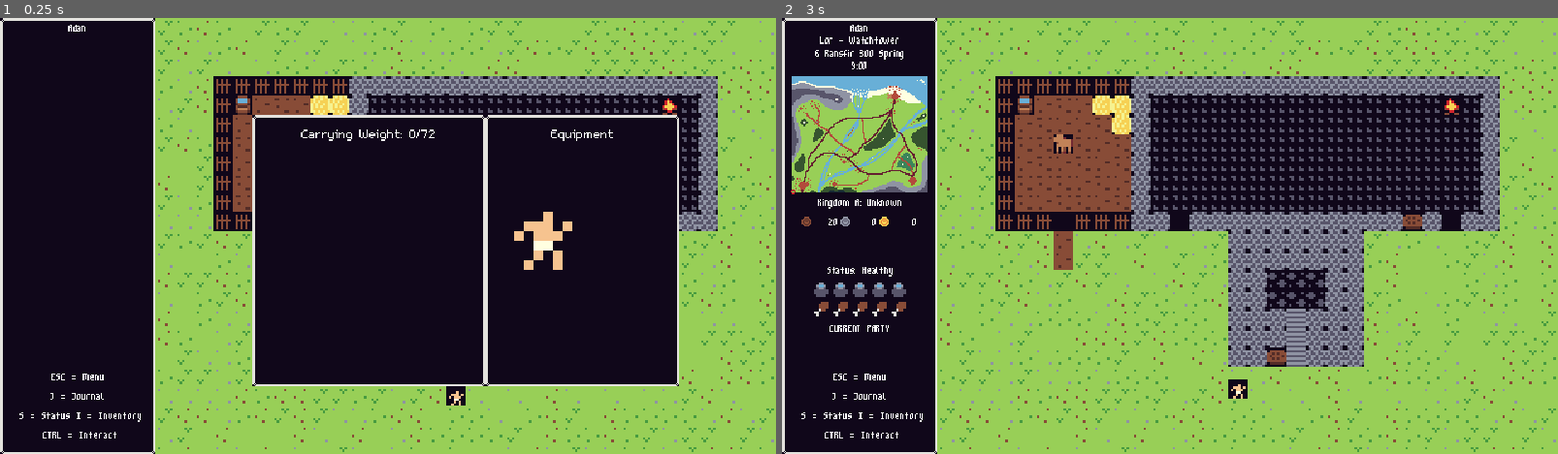
Above: before the commit, frames 1-2 (left to right).
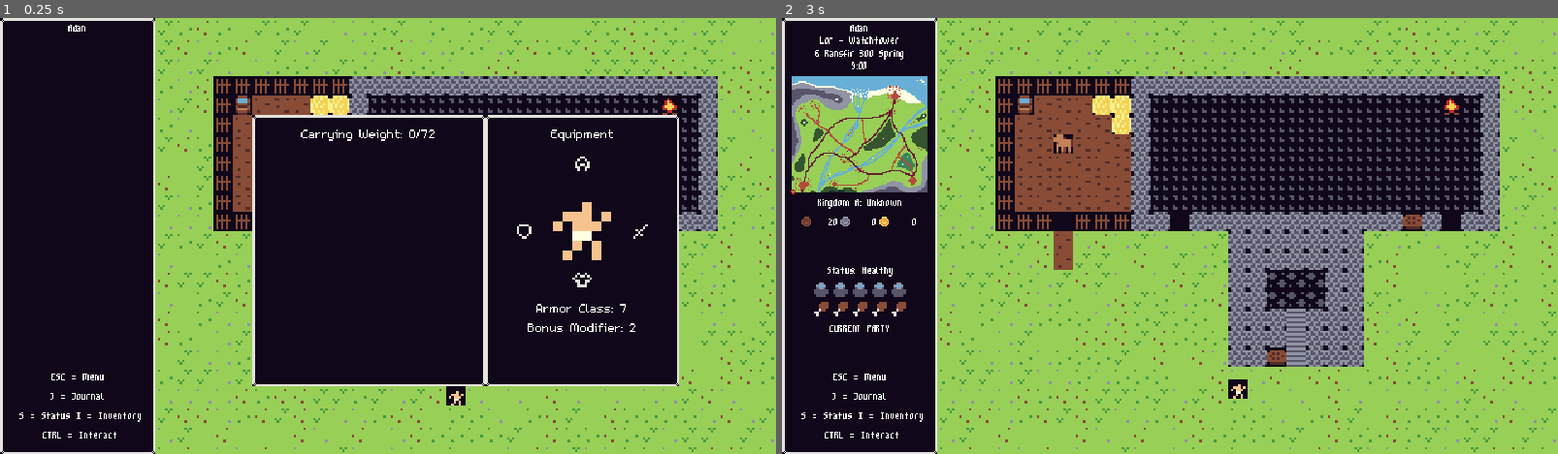
Above: after the commit, the same moments.

Repository: ChrisGlenn/Taelus
Game: Godot game, scene res://Scenes/Cells/Region-Lor/L00x48/lor_00x_48.tscn
The game is run twice, just before and just after one commit, with the same random seed, the same clock (stepped at 60 frames per second) and the same inputs. This scene is started directly instead of the project's main scene.
Inputs:
- Up to frame 1 (0.25 s): no input
- Up to frame 2 (3 s): tap Enter at 0.5, 2 s; hold Right (tae_right) 0.53-1.28 s; tap End (tae_end) at 0.6 s; tap Space (tae_select) at 1.25, 2.75 s; hold Down (tae_down) 1.28-2.03 s; tap I (tae_i) at 1.35 s; hold Right (tae_right) 2.03-2.78 s; tap J (tae_j) at 2.1 s; hold Up (tae_up) from 2.78 s (still down); tap M (tae_m) at 2.85 s

The runs differ from the first frame. In frame 1, 1.1% of the frame differs, in the area x 66-84%, y 31-72%; in frame 2, nothing differs.

Commit message:
12/26/2023 AFTERNOON

Diff:
--- a/Scenes/UI/HUD/hud.gd
+++ b/Scenes/UI/HUD/hud.gd
@@ -102,6 +102,7 @@
 		SELECTION.visible = false # hide the selection hud
 		DIAGHUD.visible = false # hide the dialogue hud
 		$Inventory/InventoryBackground/WeightLabel.text = str("Carrying Weight: ", Globals.player["weight"], "/", Globals.player["capacity"])
+		$Inventory/EquipmentOverlay/StatusLabel.text = str("Armor Class: ", Globals.player["armor_class"], "\n", "Bonus Modifier: ", Globals.player["bonus_mod"])
 		# INPUT
 		if Input.is_action_just_pressed("tae_cancel"):
 			Globals.hud_mode = "MAIN" # return to main menu before pause menu
--- a/Scenes/UI/HUD/hud.tscn
+++ b/Scenes/UI/HUD/hud.tscn
@@ -12,6 +12,7 @@
 [ext_resource type="Texture2D" uid="uid://bc21qek0kylhp" path="res://Sprites/UI/Inventory-Box.png" id="10_6lsq5"]
 [ext_resource type="Texture2D" uid="uid://dilg7lx54esva" path="res://Tilesets/Taelus-Inventory.png" id="10_nbyga"]
 [ext_resource type="Texture2D" uid="uid://b4alrc6yesliq" path="res://Sprites/NPCs/Taelus-Characters.png" id="12_xa14g"]
+[ext_resource type="Texture2D" uid="uid://djog02usaq3xr" path="res://Tilesets/Taelus-Characters.png" id="13_pcpjy"]
 
 [node name="HUD" type="CanvasLayer" node_paths=PackedStringArray("INVSLOTS")]
 script = ExtResource("1_e2bak")
@@ -835,7 +836,7 @@
 horizontal_alignment = 1
 
 [node name="EquipAvatarBody" type="Sprite2D" parent="Inventory/EquipmentOverlay"]
-position = Vector2(16, 64)
+position = Vector2(48, 56)
 scale = Vector2(4, 4)
 texture = ExtResource("12_xa14g")
 centered = false
@@ -844,18 +845,46 @@
 frame = 1
 
 [node name="EquipHelmet" type="Sprite2D" parent="Inventory/EquipmentOverlay"]
-position = Vector2(96, 64)
-texture = ExtResource("12_xa14g")
+position = Vector2(72, 32)
+texture = ExtResource("13_pcpjy")
 centered = false
 hframes = 32
 vframes = 32
+frame = 62
 
 [node name="EquipArmor" type="Sprite2D" parent="Inventory/EquipmentOverlay"]
-position = Vector2(96, 88)
-texture = ExtResource("12_xa14g")
+position = Vector2(72, 128)
+texture = ExtResource("13_pcpjy")
 centered = false
 hframes = 32
 vframes = 32
+frame = 63
+
+[node name="EquipShield" type="Sprite2D" parent="Inventory/EquipmentOverlay"]
+position = Vector2(24, 88)
+texture = ExtResource("13_pcpjy")
+centered = false
+hframes = 32
+vframes = 32
+frame = 60
+
+[node name="EquipWeapon" type="Sprite2D" parent="Inventory/EquipmentOverlay"]
+position = Vector2(120, 88)
+texture = ExtResource("13_pcpjy")
+centered = false
+hframes = 32
+vframes = 32
+frame = 61
+
+[node name="StatusLabel" type="Label" parent="Inventory/EquipmentOverlay"]
+layout_mode = 0
+offset_left = 8.0
+offset_top = 152.0
+offset_right = 152.0
+offset_bottom = 216.0
+theme_override_fonts/font = ExtResource("6_lpdjx")
+text = "Stat"
+horizontal_alignment = 1
 
 [node name="ExternalInventory" type="NinePatchRect" parent="Inventory"]
 visible = false
Not shown: 1 places in Scenes/UI/HUD/hud.tscn that only renumber resources
Binary file added: Tilesets/Taelus-Characters.png
Not shown, added: Tilesets/Taelus-Characters.png.import
